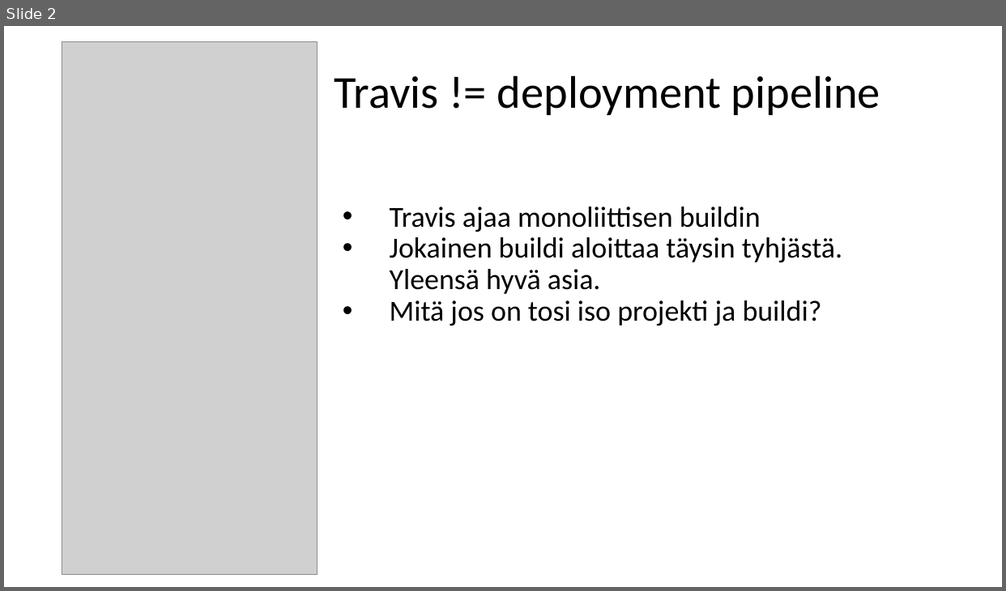
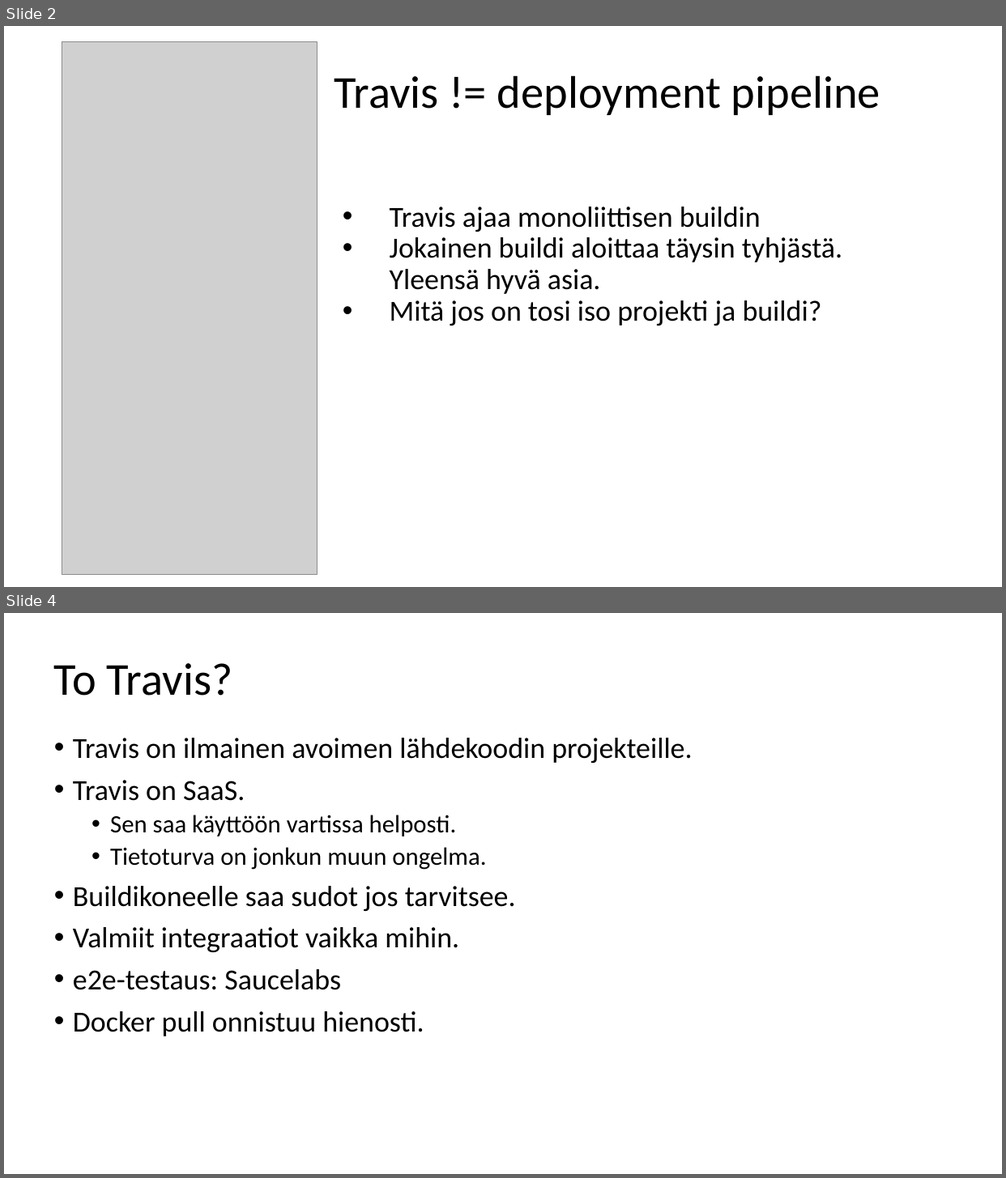
Before and after one commit to solita/travis-ci-training, a slide deck: travis-ci-26-02-2016.pptx. Shown one above the other, each under a label of ours: slide 2 before the commit, slides 2 and 4 after it; the slides between them are not shown. The pictures are 1006x591 and 1006x1178 pixels, drawn with LibreOffice and Linux fonts; fonts in the diff are those of the drawing; grey boxes stand for pictures. Boxes give left, top, right and bottom in pixels: in the first picture for what was removed or moved away, otherwise in the second. Text is boxed around its words. In the diff, an @@ line names an element or a change of style, - is before the commit and + after.

```diff
--- a/travis-ci-26-02-2016.pptx
+++ b/travis-ci-26-02-2016.pptx
@@ slide 4 added at <box>4,613,1002,1174</box>, background #FFFFFF @@
@@ title added at <box>54,663,232,696</box>, 44 pt, text #000000 @@
+To Travis?
@@ text added at <box>73,738,692,1037</box>, 28 pt, text #000000 @@
+• Travis on ilmainen avoimen lähdekoodin projekteille.
+• Travis on SaaS.
+  • Sen saa käyttöön vartissa helposti.
+  • Tietoturva on jonkun muun ongelma.
+• Buildikoneelle saa sudot jos tarvitsee.
+• Valmiit integraatiot vaikka mihin.
+• e2e-testaus: Saucelabs
+• Docker pull onnistuu hienosti.
```
Also in this commit, not shown: 1 slide changed, 1 other file.
